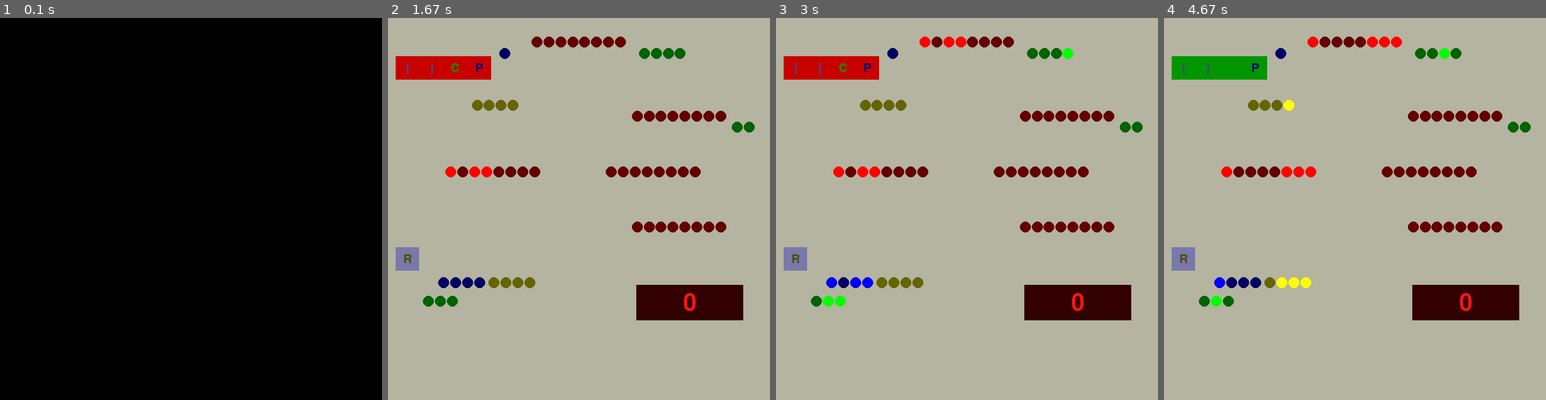
Above: before the commit, frames 1-4 (left to right).
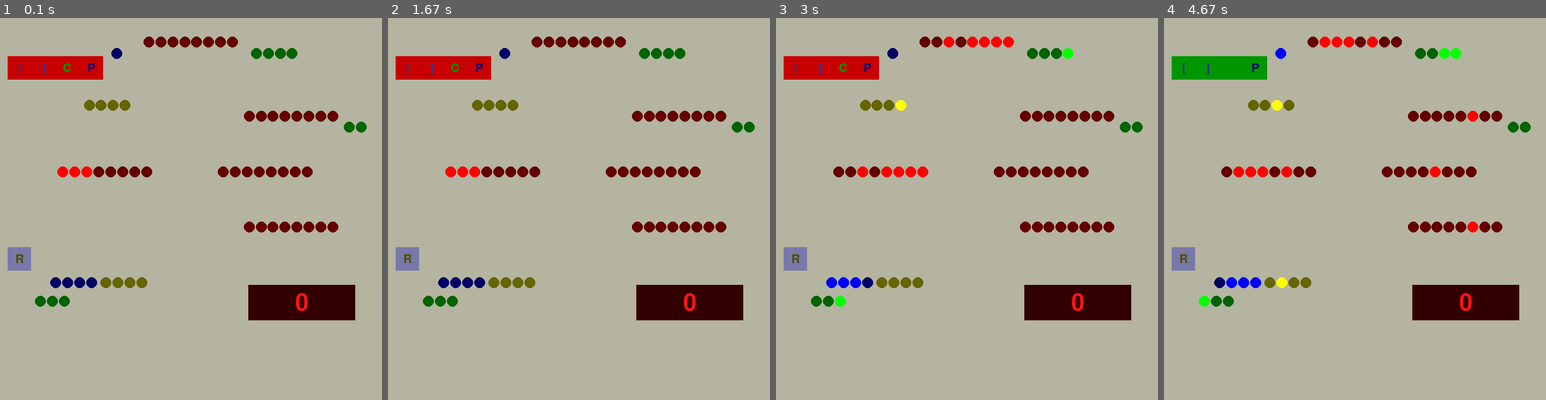
Above: after the commit, the same moments.

Repository: beauxq/be8bbbce
Game: pygame game, started from visual.py
Two runs of this game, one before a commit and one after it. Both use one fixed random seed, a clock stepped at 60 frames per second and the inputs below.
Inputs:
- Up to frame 1 (0.1 s): no input
- Up to frame 2 (1.67 s): tap  at 0.33, 0.67 s
- Up to frame 3 (3 s): tap Space at 2, 2.4, 2.7, 2.9 s
- Up to frame 4 (4.67 s): tap Space at 3.23, 3.53, 3.73, 4.03, 4.3, 4.63 s; tap  at 3.32, 3.82 s

The runs differ from the first frame. In frame 1, 100% of the frame differs, in the area x 0-100%, y 0-100%; in frame 2, 0.1%; in frame 3, 1.0%; in frame 4, 1.7%.

Commit message:
put a program in the visualization and adjust max clock hz in visualization

Diff:
--- a/programs/programs8bit/p4.py
+++ b/programs/programs8bit/p4.py
@@ -3,7 +3,7 @@
 
 
 def p(computer: Computer, a: Assembler):
-    """ bounce between 0 and 256 """
+    """ bounce between 0 and 256 - address 15 holds step size """
     computer.ram.memory[0] = a.m(ASM.OUT, 0)
     computer.ram.memory[1] = a.m(ASM.ADD, 15)
     computer.ram.memory[2] = a.m(ASM.JC, 4)
--- a/visual.py
+++ b/visual.py
@@ -1,11 +1,16 @@
 from visualcomponents.visualmain import VisualMain
 from computer import Computer
+from programs.programs8bit.p4 import p
+from asm import Assembler
 
 import pygame
 pygame.init()
 
 address_length = 4
+a = Assembler(address_length)
 computer = Computer(address_length)
+p(computer, a)
+computer.ram.memory[15] = 4
 vm = VisualMain(computer)
 
 vm.run()
--- a/visualcomponents/visualmain.py
+++ b/visualcomponents/visualmain.py
@@ -4,6 +4,8 @@
 from visualcomponents.irreader import IRReader
 import pygame
 from typing import Tuple
+
+MAX_CLOCK_HZ = 250
 
 
 class VisualMain:
@@ -14,7 +16,7 @@
         self.ram_reader = RamReader(computer.ram)
         self.i_r_reader = IRReader(computer.ir)
         self.paused = True
-        self.fps = 10
+        self.fps = 20
 
     def run(self):
         self.running = True
@@ -51,9 +53,9 @@
                     elif (event.key == pygame.K_c) and self.paused:
                         self.computer.clock.go_high()
                     elif event.key == pygame.K_LEFTBRACKET:
-                        self.fps = max(.5, self.fps / 1.25)
+                        self.fps = max(.5, self.fps / 1.4)
                     elif event.key == pygame.K_RIGHTBRACKET:
-                        self.fps = min(120, self.fps * 1.25)
+                        self.fps = min(MAX_CLOCK_HZ * 2, self.fps * 1.4)
                 if event.type == pygame.KEYUP:
                     if (event.key == pygame.K_c) and self.paused:
                         self.computer.clock.go_low()
@@ -112,8 +114,10 @@
         textRect.center = (x + (size * 2.5), y + self.led_size())
         self.screen.blit(text, textRect)
         # speed up
-        color = int(16 * ((self.fps * 2) ** .5))
-        text = font.render("]", True, (color, color, 120))
+        max_fps = MAX_CLOCK_HZ * 2
+        sqrt_max_fps = max_fps ** .5
+        color = int(252 * (self.fps ** .5) / sqrt_max_fps)
+        text = font.render("]", True, (color, color, 140))
         textRect = text.get_rect()
         textRect.center = (x + (size * 1.5), y + self.led_size())
         self.screen.blit(text, textRect)
